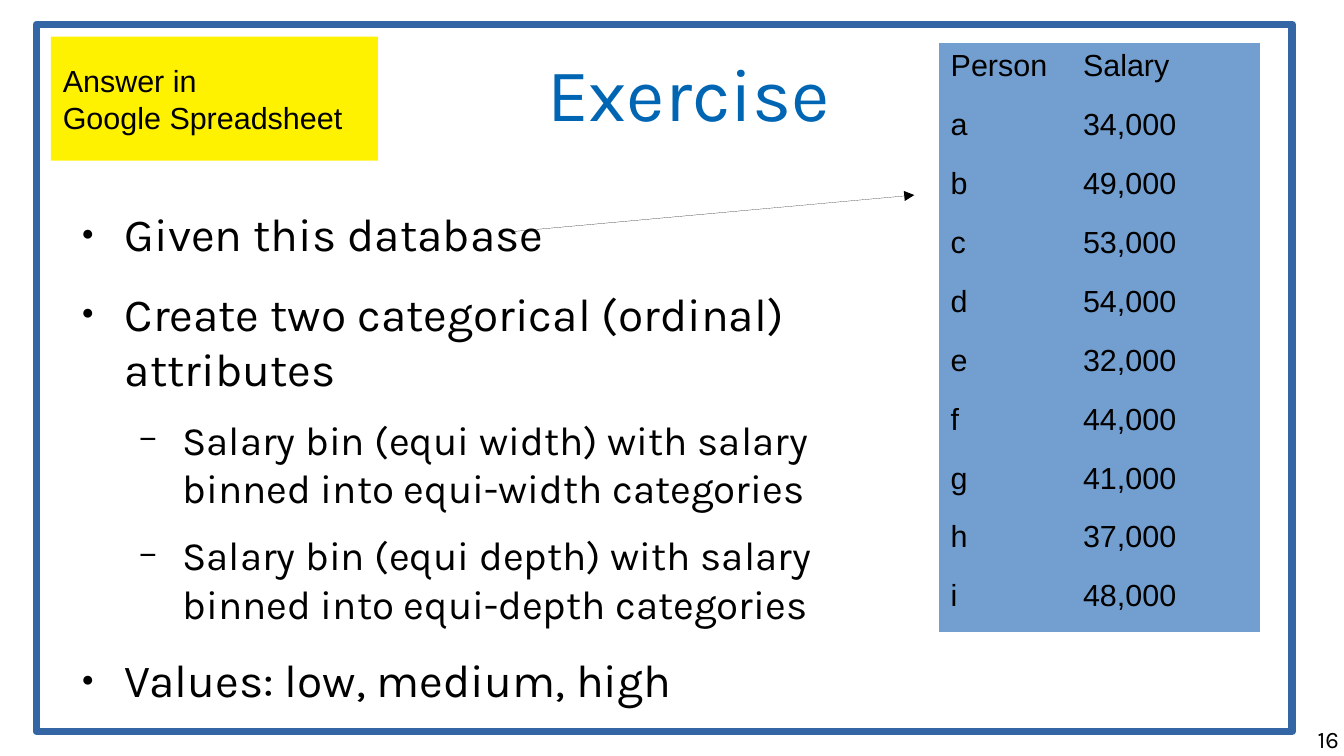
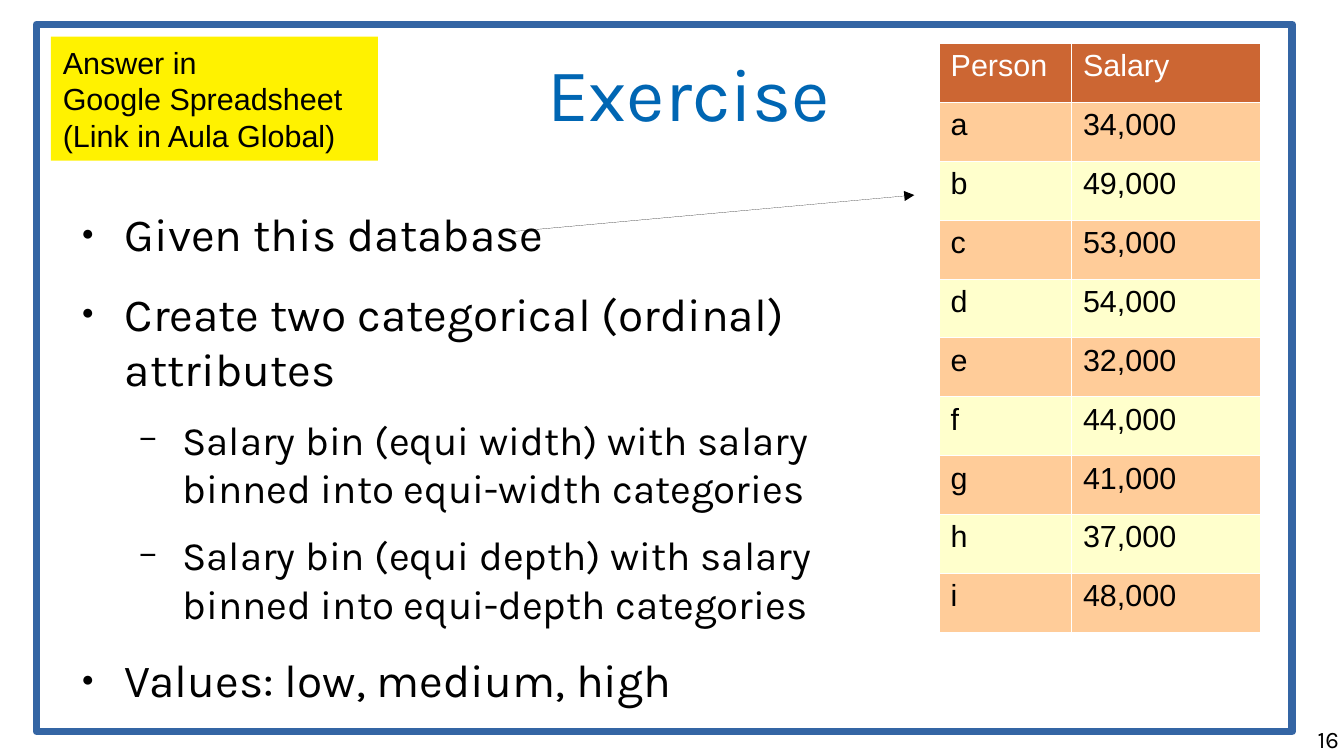
Before and after one commit to marco-calautti/data-mining-course, a slide deck: slide 16 of theory/odp/tt03_data_types.odp. Drawn at 1344x756 pixels with LibreOffice and Linux fonts; fonts in the diff are those of the drawing. Boxes give left, top, right and bottom in pixels: in the first picture for what was removed or moved away, otherwise in the second. Text is boxed around its words. In the diff, an @@ line names an element or a change of style, - is before the commit and + after.

```diff
--- a/theory/odp/tt03_data_types.odp
+++ b/theory/odp/tt03_data_types.odp
@@ table at [939,43,1261,632] @@
@@ fill #729FCF to #CC6633 in row 1 @@
@@ fill #729FCF to #FFCC99 in 10 cells @@
@@ fill #729FCF to #FFFFCC in 8 cells @@
@@ text colour #000000 to #FFFFFF in "Person", "Salary" @@
@@ borders changed @@
@@ text in rectangle at [63,125,335,153]: paragraph added @@
+(Link in Aula Global)
```
Also in this commit, not shown: 2 other slides changed, 2 other files.
